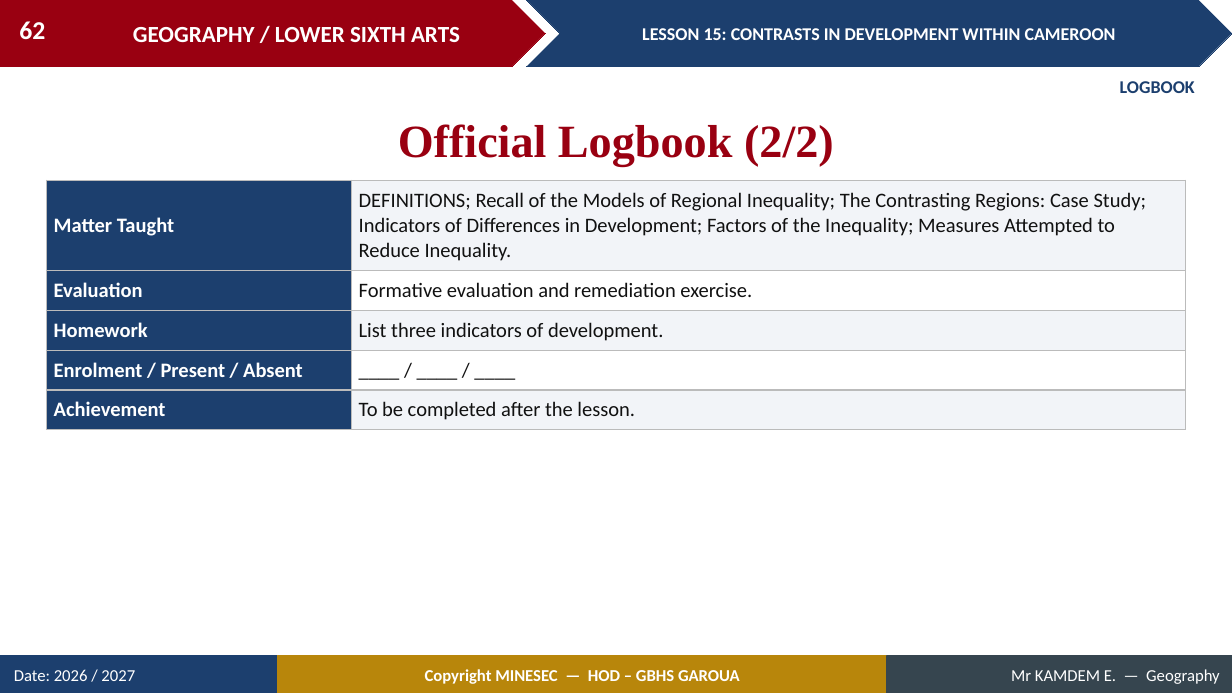
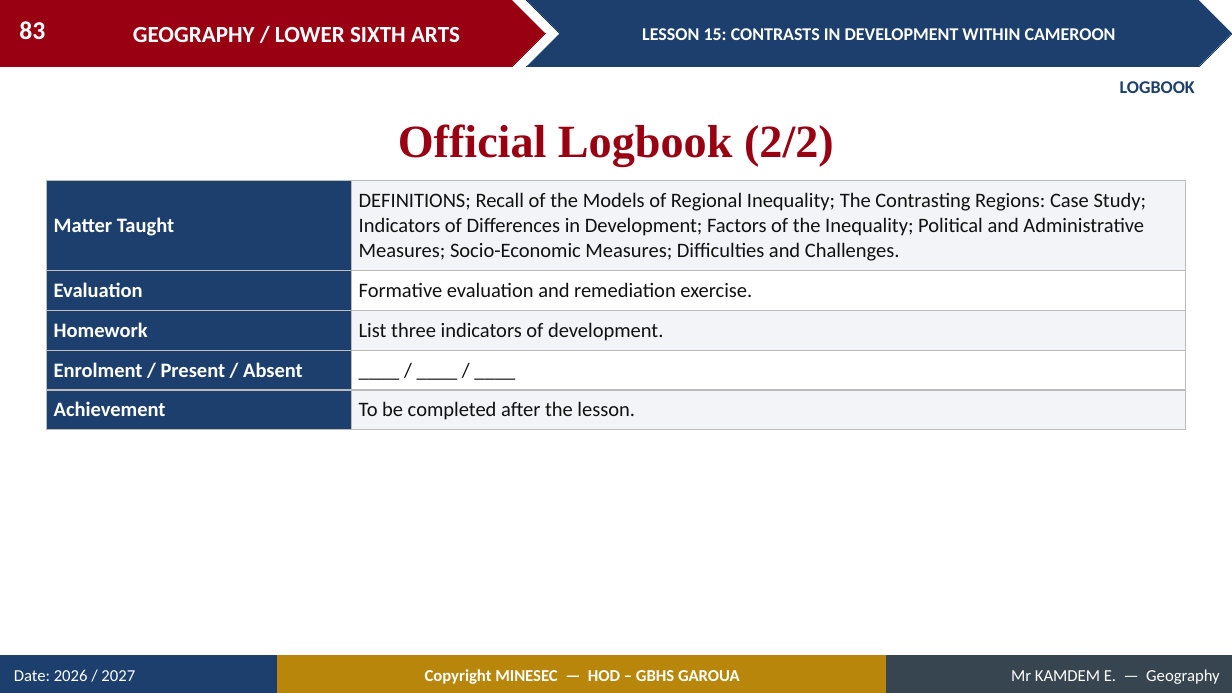
Before and after one commit to Berthautk/linea-github, a slide deck: slide 83 of lecons/LSA/Geography of Cameroon/15_LSA_CAM_L15_Contrasts_in_Development_within_Cameroon.pptx (slide 62 before the commit). Drawn at 1232x693 pixels with LibreOffice and Linux fonts; fonts in the diff are those of the drawing. Boxes give left, top, right and bottom in pixels: in the first picture for what was removed or moved away, otherwise in the second. Text is boxed around its words. In the diff, an @@ line names an element or a change of style, - is before the commit and + after.

```diff
--- a/lecons/LSA/Geography of Cameroon/15_LSA_CAM_L15_Contrasts_in_Development_within_Cameroon.pptx
+++ b/lecons/LSA/Geography of Cameroon/15_LSA_CAM_L15_Contrasts_in_Development_within_Cameroon.pptx
@@ page number at box(19, 21, 45, 40): text changed @@
-62
+83
@@ table at box(46, 180, 1186, 424) @@
-row 1, column 2: DEFINITIONS; Recall of the Models of Regional Inequality; The Contrasting Regions: Case Study; Indicators of Differences in Development; Factors of the Inequality; Measures Attempted to Reduce Inequality.
+row 1, column 2: DEFINITIONS; Recall of the Models of Regional Inequality; The Contrasting Regions: Case Study; Indicators of Differences in Development; Factors of the Inequality; Political and Administrative Measures; Socio-Economic Measures; Difficulties and Challenges.
```
Also in this commit, not shown: 3 other slides changed, 22 slides added, 1 slide removed, 2 other files.
